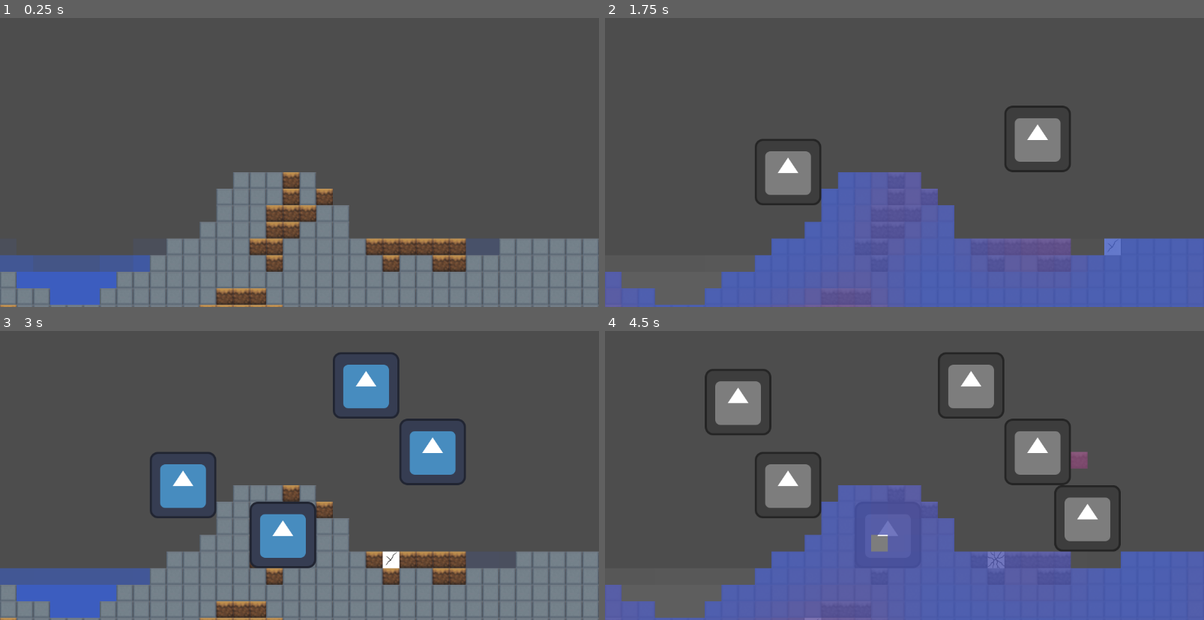
Above: before the commit, frames 1-4 (two rows, left to right).
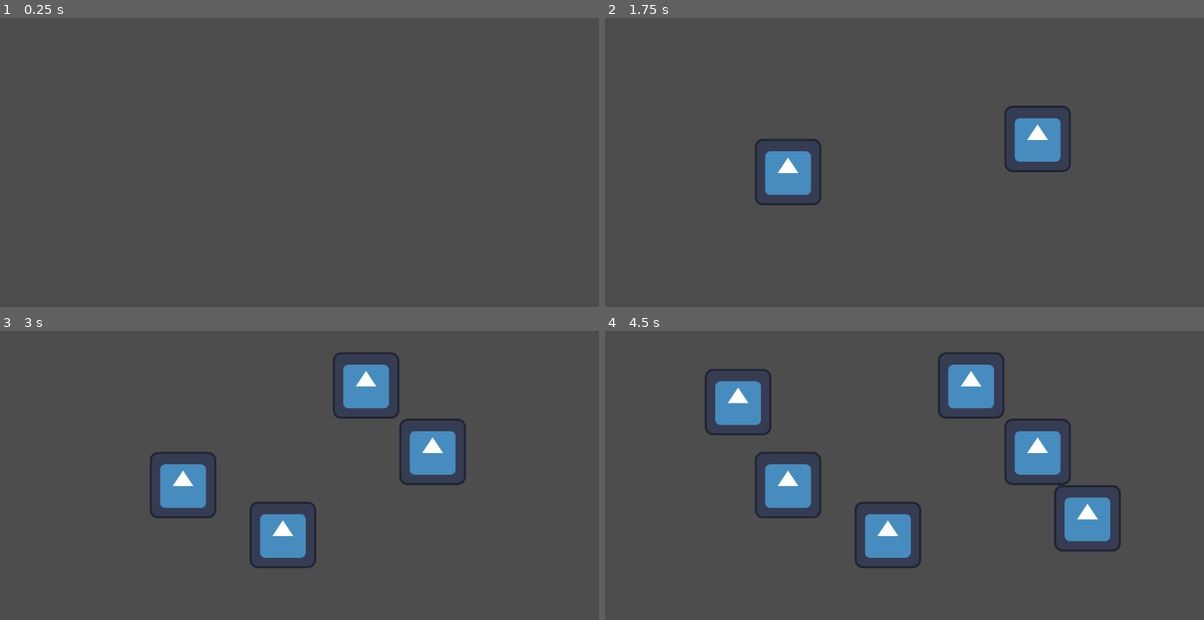
Above: after the commit, the same moments.

Repository: choe050919/starforge
Game: Godot game, scene res://scenes/world.tscn
Same seed, same stepped clock (60 frames per second), same inputs: the game is played once before the commit and once after it. The engine's default icon, where the game draws it, is replaced by a stand-in: a white triangle on a blue panel in a dark square.
Inputs (mouse positions are in pixels of both pictures, inside the frame that each line leads up to):
- Up to frame 1 (0.25 s): no input
- Up to frame 2 (1.75 s): tap Enter at 0.5 s; move the mouse to (1036, 122) at 0.52 s; tap T at 0.6, 1.55 s; click (1036, 122) at 0.67 s; tap Y at 0.8, 1.35 s; tap Space at 1.25 s; move the mouse to (784, 156) at 1.27 s; click (784, 156) at 1.42 s
- Up to frame 3 (3 s): move the mouse to (359, 377) at 2.02 s; tap T at 2.1 s; click (359, 377) at 2.17 s; tap Y at 2.3, 2.85 s; move the mouse to (269, 518) at 2.77 s; click (269, 518) at 2.92 s
- Up to frame 4 (4.5 s): tap T at 3.05, 4.35 s; tap Enter at 3.5 s; move the mouse to (1084, 501) at 3.52 s; tap Q at 3.6 s; click (1084, 501) at 3.67 s; tap Y at 3.8 s; tap Space at 4.25 s; move the mouse to (724, 400) at 4.27 s; click (724, 400) at 4.42 s

The runs differ from the first frame. In frame 1, 26% of the frame differs, in the area x 0-100%, y 53-100%; in frame 2, 26%; in frame 3, 23%; in frame 4, 29%, in the area x 0-100%, y 11-100%.
Error after the commit: Parse Error: Unindent doesn't match the previous indentation level. (res://scripts/world.gd:50)

Commit message:
Add InputController and HoverService

Diff:
--- a/project.godot
+++ b/project.godot
@@ -15,3 +15,30 @@
 run/main_scene="uid://c5gv3n6byiin7"
 config/features=PackedStringArray("4.4", "Forward Plus")
 config/icon="res://icon.svg"
+
+[input]
+
+select={
+"deadzone":0.5,
+"events":[{"type":"InputEventMouseButton","button_index":1}]
+}
+pan={
+"deadzone":0.5,
+"events":[{"type":"InputEventMouseButton","button_index":2}]
+}
+zoom_in={
+"deadzone":0.5,
+"events":[{"type":"InputEventMouseButton","button_index":4}]
+}
+zoom_out={
+"deadzone":0.5,
+"events":[{"type":"InputEventMouseButton","button_index":5}]
+}
+overlay_toggle_heatmap={
+"deadzone":0.5,
+"events":[{"type":"InputEventKey","keycode":84,"physical_keycode":84}]
+}
+overlay_toggle_heatsrc={
+"deadzone":0.5,
+"events":[{"type":"InputEventKey","keycode":89,"physical_keycode":89}]
+}
--- a/scenes/world.tscn
+++ b/scenes/world.tscn
@@ -22,6 +22,8 @@
 [ext_resource type="Script" uid="uid://n7d0orcaljj3" path="res://scripts/phase_change.gd" id="15_2lf6f"]
 [ext_resource type="Shader" uid="uid://bqtbrwxs4stbe" path="res://shaders/gray_scale.gdshader" id="20_2lf6f"]
 [ext_resource type="PackedScene" uid="uid://b3cc58761avvp" path="res://scenes/critter_builder.tscn" id="21_oo54l"]
+[ext_resource type="Script" uid="uid://59c3966733db4eb18cb4531c285a4343" path="res://scripts/input_controller.gd" id="22_ictrl"]
+[ext_resource type="Script" uid="uid://bf94325d0452431ebc61f3c9d848eb22" path="res://scripts/hover_service.gd" id="23_hovsvc"]
 
 [sub_resource type="ShaderMaterial" id="ShaderMaterial_7iits"]
 shader = ExtResource("20_2lf6f")
@@ -107,8 +109,10 @@
 script = ExtResource("15_2lf6f")
 
 [node name="InputController" type="Node" parent="Systems"]
+script = ExtResource("22_ictrl")
 
 [node name="HoverService" type="Node" parent="Systems"]
+script = ExtResource("23_hovsvc")
 
 [node name="Actors" type="Node2D" parent="."]
 
--- /dev/null
+++ b/scripts/hover_service.gd
@@ -0,0 +1,28 @@
+extends Node
+class_name HoverService
+
+signal hover_changed(cell: Vector2i)
+
+var data_layer: DataLayer
+var _current: Vector2i = Vector2i(-1, -1)
+
+func _ready() -> void:
+        if data_layer == null:
+                push_warning("[HoverService] DataLayer not set; waiting")
+
+func set_data_layer(dl: DataLayer) -> void:
+        data_layer = dl
+        if dl == null:
+                push_warning("[HoverService] DataLayer injected as null")
+        else:
+                print("[HoverService] DataLayer injected")
+
+func update_hover(cell: Vector2i) -> void:
+        if data_layer == null:
+                return
+        if not data_layer.index.in_bounds(cell):
+                cell = Vector2i(-1, -1)
+        if cell == _current:
+                return
+        _current = cell
+        hover_changed.emit(cell)
--- /dev/null
+++ b/scripts/input_controller.gd
@@ -0,0 +1,55 @@
+extends Node
+class_name InputController
+
+signal pan_requested(delta: Vector2)
+signal zoom_requested(direction: float)
+signal overlay_toggle_requested(mode: int)
+
+var data_layer: DataLayer
+var hover_service: HoverService
+var cell_size: Vector2 = Vector2.ONE
+
+func _ready() -> void:
+        if data_layer == null:
+                push_warning("[InputController] DataLayer not set; waiting")
+        if hover_service == null:
+                push_warning("[InputController] HoverService not set; waiting")
+
+func set_dependencies(dl: DataLayer, hover: HoverService) -> void:
+        data_layer = dl
+        hover_service = hover
+        if dl == null:
+                push_warning("[InputController] DataLayer injected as null")
+        if hover == null:
+                push_warning("[InputController] HoverService injected as null")
+
+func set_cell_size(size: Vector2) -> void:
+        cell_size = size
+
+# 우선순위: 오버레이 토글 > 줌 > 패닝
+# UI(Control)가 이벤트를 소비하면 _unhandled_input이 호출되지 않는다.
+func _unhandled_input(event: InputEvent) -> void:
+        if event is InputEventKey and event.is_echo():
+                return
+        if event is InputEventMouseMotion:
+                _update_hover()
+                if Input.is_action_pressed("pan"):
+                        pan_requested.emit((event as InputEventMouseMotion).relative)
+        if event.is_action_pressed("zoom_in"):
+                zoom_requested.emit(-1.0)
+        elif event.is_action_pressed("zoom_out"):
+                zoom_requested.emit(1.0)
+        if event.is_action_pressed("overlay_toggle_heatmap"):
+                overlay_toggle_requested.emit(1) # OverlayManager.OverlayMode.HEATMAP
+        elif event.is_action_pressed("overlay_toggle_heatsrc"):
+                overlay_toggle_requested.emit(2) # OverlayManager.OverlayMode.HEAT_SOURCE
+
+func _update_hover() -> void:
+        if hover_service == null:
+                return
+        var cam := get_viewport().get_camera_2d()
+        if cam == null:
+                return
+        var world_pos := cam.get_global_mouse_position()
+        var cell := Vector2i(floor(world_pos.x / cell_size.x), floor(world_pos.y / cell_size.y))
+        hover_service.update_hover(cell)
--- a/scripts/pan_zoom.gd
+++ b/scripts/pan_zoom.gd
@@ -1,48 +1,34 @@
 extends Camera2D
 
-@export var pan_button: MouseButton = MOUSE_BUTTON_RIGHT
 @export var pan_speed: float = 1.0            # 드래그 감도 (1.0 기본)
 @export var zoom_step: float = 0.1
 @export var min_zoom: float = 0.5
 @export var max_zoom: float = 3.0
 @export var zoom_lerp_speed: float = 12.0     # 줌 보간 속도(크면 더 빠르게 붙음)
 
-var _panning: bool = false
 var _target_zoom: float = 1.0                 # 실제 zoom.x와 동기
 
 func _ready() -> void:
-	_target_zoom = zoom.x
+        _target_zoom = zoom.x
 
-func _input(e: InputEvent) -> void:
-	if e is InputEventMouseButton:
-		var mb := e as InputEventMouseButton
+func pan(delta: Vector2) -> void:
+        position -= delta * (_target_zoom * pan_speed)
 
-		if mb.button_index == pan_button:
-			_panning = mb.pressed
-
-		elif mb.pressed and mb.button_index == MOUSE_BUTTON_WHEEL_UP:
-			_zoom_towards_cursor(-zoom_step)
-
-		elif mb.pressed and mb.button_index == MOUSE_BUTTON_WHEEL_DOWN:
-			_zoom_towards_cursor(+zoom_step)
-
-	elif e is InputEventMouseMotion and _panning:
-		var mm := e as InputEventMouseMotion
-		# 화면 기준 상대 이동을 월드 이동으로 환산 (줌 반영)
-		position -= mm.relative * (_target_zoom * pan_speed)
+func apply_zoom(direction: float) -> void:
+        _zoom_towards_cursor(direction * zoom_step)
 
 func _process(dt: float) -> void:
-	# 줌 부드럽게 보간
-	var z: float = lerp(zoom.x, _target_zoom, clamp(zoom_lerp_speed * dt, 0.0, 1.0))
-	zoom = Vector2.ONE * z
+        # 줌 부드럽게 보간
+        var z: float = lerp(zoom.x, _target_zoom, clamp(zoom_lerp_speed * dt, 0.0, 1.0))
+        zoom = Vector2.ONE * z
 
 func _zoom_towards_cursor(delta_step: float) -> void:
-	var before_mouse_world := get_global_mouse_position()
+        var before_mouse_world := get_global_mouse_position()
 
-	_target_zoom = clamp(_target_zoom + delta_step, min_zoom, max_zoom)
-	# 즉시 살짝 반영해서 포인트 보정 정확도 ↑
-	zoom = Vector2.ONE * _target_zoom
+        _target_zoom = clamp(_target_zoom + delta_step, min_zoom, max_zoom)
+        # 즉시 살짝 반영해서 포인트 보정 정확도 ↑
+        zoom = Vector2.ONE * _target_zoom
 
-	var after_mouse_world := get_global_mouse_position()
-	# 커서 아래 포인트 고정: 줌으로 바뀐 만큼 카메라 위치를 되돌림
-	position += (before_mouse_world - after_mouse_world)
+        var after_mouse_world := get_global_mouse_position()
+        # 커서 아래 포인트 고정: 줌으로 바뀐 만큼 카메라 위치를 되돌림
+        position += (before_mouse_world - after_mouse_world)
--- a/scripts/world.gd
+++ b/scripts/world.gd
@@ -16,31 +16,38 @@
 @onready var heatmap: HeatmapOverlay = overlay_manager.get_overlay(OverlayManager.OverlayMode.HEATMAP) as HeatmapOverlay
 @onready var heat_src: HeatSourceOverlay = overlay_manager.get_overlay(OverlayManager.OverlayMode.HEAT_SOURCE) as HeatSourceOverlay
 
-enum OverlayMode { NONE, HEATMAP, HEAT_SOURCE }
-
-var current_overlay: int = OverlayMode.NONE
-
-# 오버레이 경로 테이블 (존재하는 것만 등록)
-var overlay_paths := {
-	OverlayMode.HEATMAP:     NodePath("OverlaysLayer/HeatmapOverlay"),
-	OverlayMode.HEAT_SOURCE: NodePath("OverlaysLayer/HeatSourceOverlay"),
-}
-
 var tile_store: TileStore = TileStore.new()
 var event_queue: EventQueue = EventQueue.new()
 var material_db: MaterialDB = MaterialDB.new()
 var data_layer: DataLayer = DataLayer.new()
 
+# 경로 주입용
+@export var highlight_path: NodePath
+@export var info_panel_path: NodePath
+
+@onready var input_controller: InputController = get_node("Systems/InputController")
+@onready var hover_service: HoverService = get_node("Systems/HoverService")
+@onready var camera: Camera2D = get_node("Camera2D")
+
 func _ready() -> void:
-	if worldgen == null:
-		push_error("[World] Systems/WorldGen 노드를 찾지 못했습니다."); return
-	if terrain == null:
-		push_error("[World] Terrain 노드를 찾지 못했습니다."); return
+        if worldgen == null:
+                push_error("[World] Systems/WorldGen 노드를 찾지 못했습니다."); return
+        if terrain == null:
+                push_error("[World] Terrain 노드를 찾지 못했습니다."); return
 
-	# connect signals
-	worldgen.generated.connect(_on_world_generated)
-	# worldgen.generated_legacy.connect(_on_world_generated_legacy)
-	temp.temperature_updated.connect(_on_temperature_updated)
+        hover_service.set_data_layer(data_layer)
+        input_controller.set_dependencies(data_layer, hover_service)
+        if input_controller != null:
+                input_controller.pan_requested.connect(_on_pan_requested)
+                input_controller.zoom_requested.connect(_on_zoom_requested)
+                input_controller.overlay_toggle_requested.connect(_on_overlay_toggle_requested)
+        if hover_service != null:
+                hover_service.hover_changed.connect(_on_hover_changed)
+
+        # connect signals
+        worldgen.generated.connect(_on_world_generated)
+        # worldgen.generated_legacy.connect(_on_world_generated_legacy)
+        temp.temperature_updated.connect(_on_temperature_updated)
 
 	worldgen.generate()
 
@@ -62,17 +69,18 @@
 	tile_store.setup(tiles, size)
 	data_layer.setup(size, phases, mass)
 
-	if has_node("Camera2D") and terrain.ground != null and terrain.ground.tile_set != null:
-		var ts: TileSet = terrain.ground.tile_set
-		var map_px: Vector2 = Vector2(size.x * ts.tile_size.x, size.y * ts.tile_size.y)
-		$Camera2D.position = map_px * 0.5
-		heatmap.set_layout(size, ts.tile_size)
-		if heat_src != null:
-			heat_src.set_layout(size, ts.tile_size)
-		if crack_overlay != null:
-			crack_overlay.set_layout(size)
-		if liquid_overlay != null:
-			liquid_overlay.set_layout(size, ts.tile_size)
+        if has_node("Camera2D") and terrain.ground != null and terrain.ground.tile_set != null:
+                var ts: TileSet = terrain.ground.tile_set
+                var map_px: Vector2 = Vector2(size.x * ts.tile_size.x, size.y * ts.tile_size.y)
+                $Camera2D.position = map_px * 0.5
+                heatmap.set_layout(size, ts.tile_size)
+                if heat_src != null:
+                        heat_src.set_layout(size, ts.tile_size)
+                if crack_overlay != null:
+                        crack_overlay.set_layout(size)
+                if liquid_overlay != null:
+                        liquid_overlay.set_layout(size, ts.tile_size)
+                input_controller.set_cell_size(ts.tile_size)
 
 	temp.setup_from_tiles(tiles, size)
 	_on_temperature_updated()
@@ -153,18 +161,24 @@
 		liquid.on_tile_destroyed(cell, from_tile, reason)
 
 func _on_tile_replaced(cell: Vector2i, from_tile: int, to_tile: int, reason: StringName) -> void:
-	if temp != null:
-		temp.on_tile_replaced(cell, from_tile, to_tile, reason)
-	if liquid != null:
-		liquid.on_tile_replaced(cell, from_tile, to_tile, reason)
-	if durability != null:
-		durability.on_tile_replaced(cell, from_tile, to_tile, reason)
+        if temp != null:
+                temp.on_tile_replaced(cell, from_tile, to_tile, reason)
+        if liquid != null:
+                liquid.on_tile_replaced(cell, from_tile, to_tile, reason)
+        if durability != null:
+                durability.on_tile_replaced(cell, from_tile, to_tile, reason)
 
-func _unhandled_input(event: InputEvent) -> void:
-	if event is InputEventKey:
-		var e: InputEventKey = event
-		if e.pressed and not e.echo:
-			if e.keycode == KEY_T:
-				overlay_manager.toggle_overlay(OverlayManager.OverlayMode.HEATMAP)
-			elif e.keycode == KEY_Y:
-				overlay_manager.toggle_overlay(OverlayManager.OverlayMode.HEAT_SOURCE)
+func _on_pan_requested(delta: Vector2) -> void:
+        if camera != null:
+                camera.pan(delta)
+
+func _on_zoom_requested(dir: float) -> void:
+        if camera != null:
+                camera.apply_zoom(dir)
+
+func _on_overlay_toggle_requested(mode: int) -> void:
+        overlay_manager.toggle_overlay(mode)
+
+func _on_hover_changed(cell: Vector2i) -> void:
+        # TODO: highlight hovered tile and update info panel
+        pass
Not shown: 1 places in scenes/world.tscn that only renumber resources
Not shown, added: scripts/hover_service.gd.uid
Not shown, added: scripts/input_controller.gd.uid
